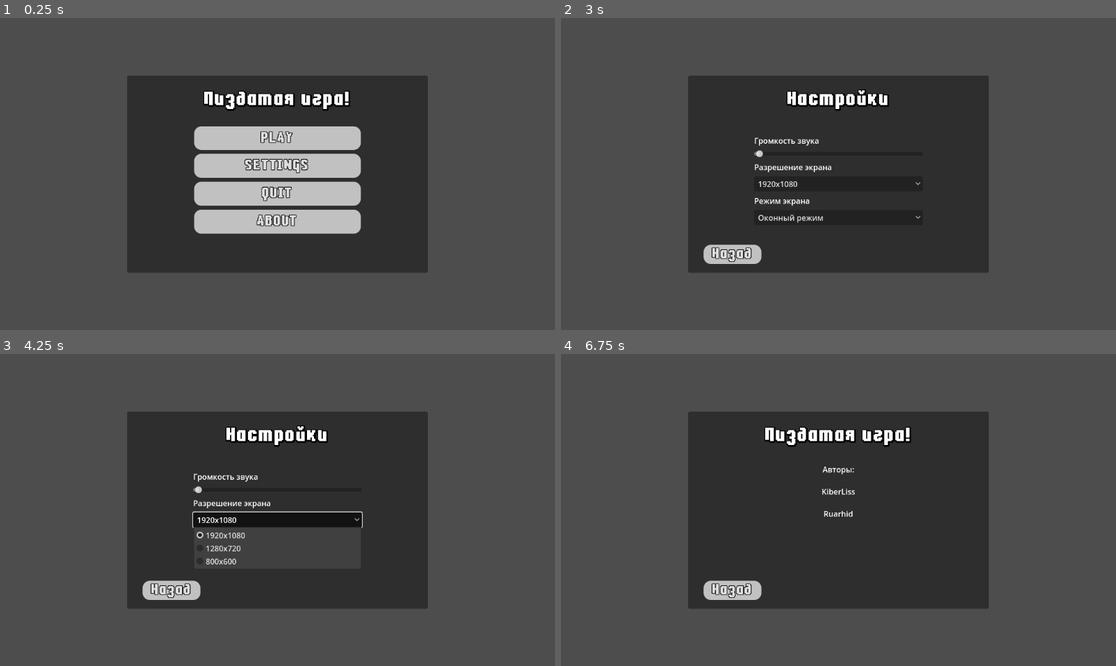
Above: before the commit, frames 1-4 (two rows, left to right).
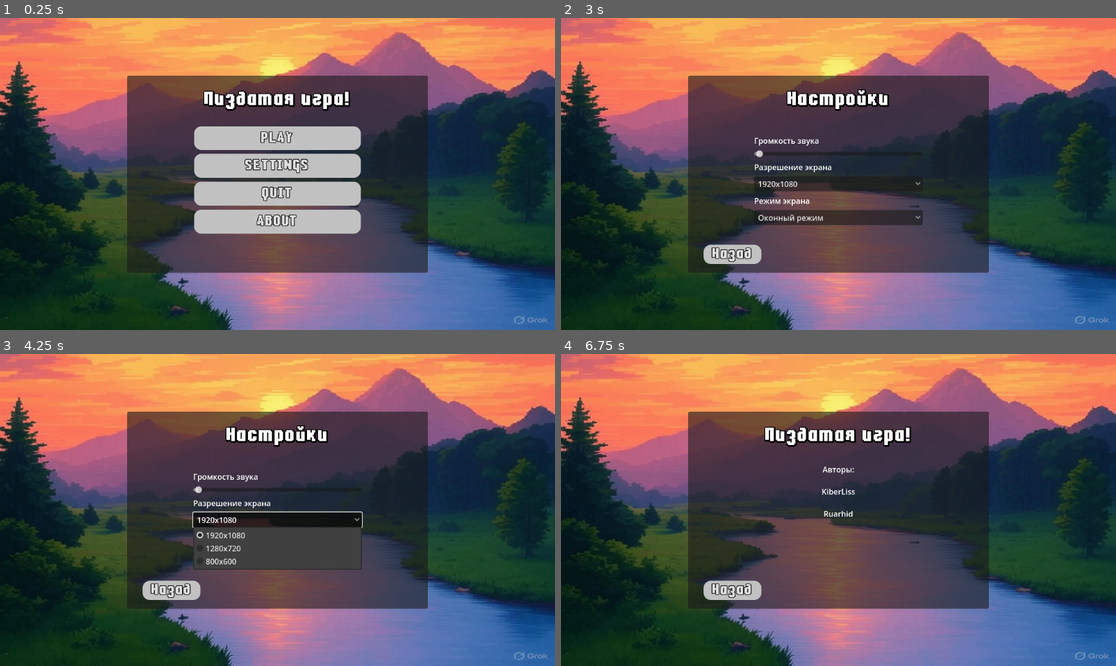
Above: after the commit, the same moments.

Repository: Ruarhid/GODOT_A
Game: Godot game, scene res://nodes/menu.tscn
Two runs of this game, one before a commit and one after it. Both use one fixed random seed, a clock stepped at 60 frames per second and the inputs below.
Inputs:
- Up to frame 1 (0.25 s): no input
- Up to frame 2 (3 s): click "PLAY" at 0.5 s; click "PLAY" at 1.25 s; click "PLAY" at 2 s; click "SETTINGS" at 2.75 s
- Up to frame 3 (4.25 s): click "1920x1080" at 3.5 s
- Up to frame 4 (6.75 s): click "Оконный режим" at 4.25 s; click "1280x720" at 5 s; click "Назад" at 5.75 s; click "ABOUT" at 6.5 s

The runs differ from the first frame. In frame 1, 79% of the frame differs, in the area x 0-100%, y 0-100%; in frame 2, 81%; in frame 3, 78%; in frame 4, 82%.

Commit message:
background

Diff:
--- a/nodes/menu.tscn
+++ b/nodes/menu.tscn
@@ -1,6 +1,7 @@
-[gd_scene load_steps=10 format=3 uid="uid://bob3nsvpnabmi"]
+[gd_scene load_steps=11 format=3 uid="uid://bob3nsvpnabmi"]
 
 [ext_resource type="Script" uid="uid://cu3j51qs3ojoo" path="res://scripts/menu.gd" id="1_8hci8"]
+[ext_resource type="StyleBox" uid="uid://c3g482g6ar88r" path="res://resource/new_style_box_texture.tres" id="2_jday5"]
 [ext_resource type="Script" uid="uid://cs6kirw7gxkul" path="res://scripts/margin_container.gd" id="2_upn4g"]
 [ext_resource type="Script" uid="uid://dkx1q5pln4rwq" path="res://scripts/p_settings.gd" id="3_jday5"]
 [ext_resource type="FontFile" uid="uid://b1dlc6hailrr3" path="res://resource/HarreeghPoppedCyrillic.ttf" id="4_ewqsw"]
@@ -31,6 +32,15 @@
 grow_horizontal = 2
 grow_vertical = 2
 script = ExtResource("1_8hci8")
+
+[node name="BackGround" type="Panel" parent="."]
+layout_mode = 1
+anchors_preset = 15
+anchor_right = 1.0
+anchor_bottom = 1.0
+grow_horizontal = 2
+grow_vertical = 2
+theme_override_styles/panel = ExtResource("2_jday5")
 
 [node name="MarginContainer" type="MarginContainer" parent="."]
 layout_mode = 1
--- /dev/null
+++ b/resource/new_style_box_texture.tres
@@ -0,0 +1,6 @@
+[gd_resource type="StyleBoxTexture" load_steps=2 format=3 uid="uid://c3g482g6ar88r"]
+
+[ext_resource type="Texture2D" uid="uid://bb5sr7ebcod0y" path="res://resource/background.jpg" id="1_hijtp"]
+
+[resource]
+texture = ExtResource("1_hijtp")
Binary file added: resource/background.jpg
Not shown, added: resource/background.jpg.import
